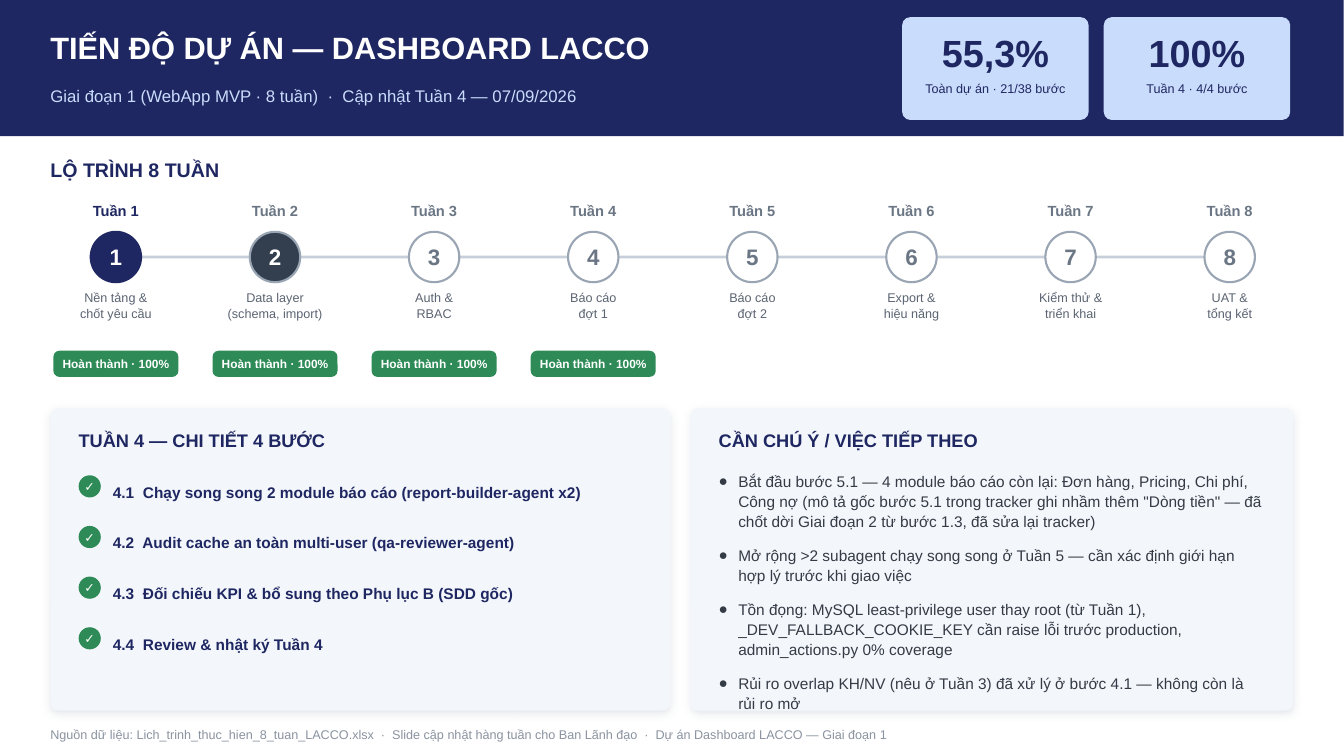
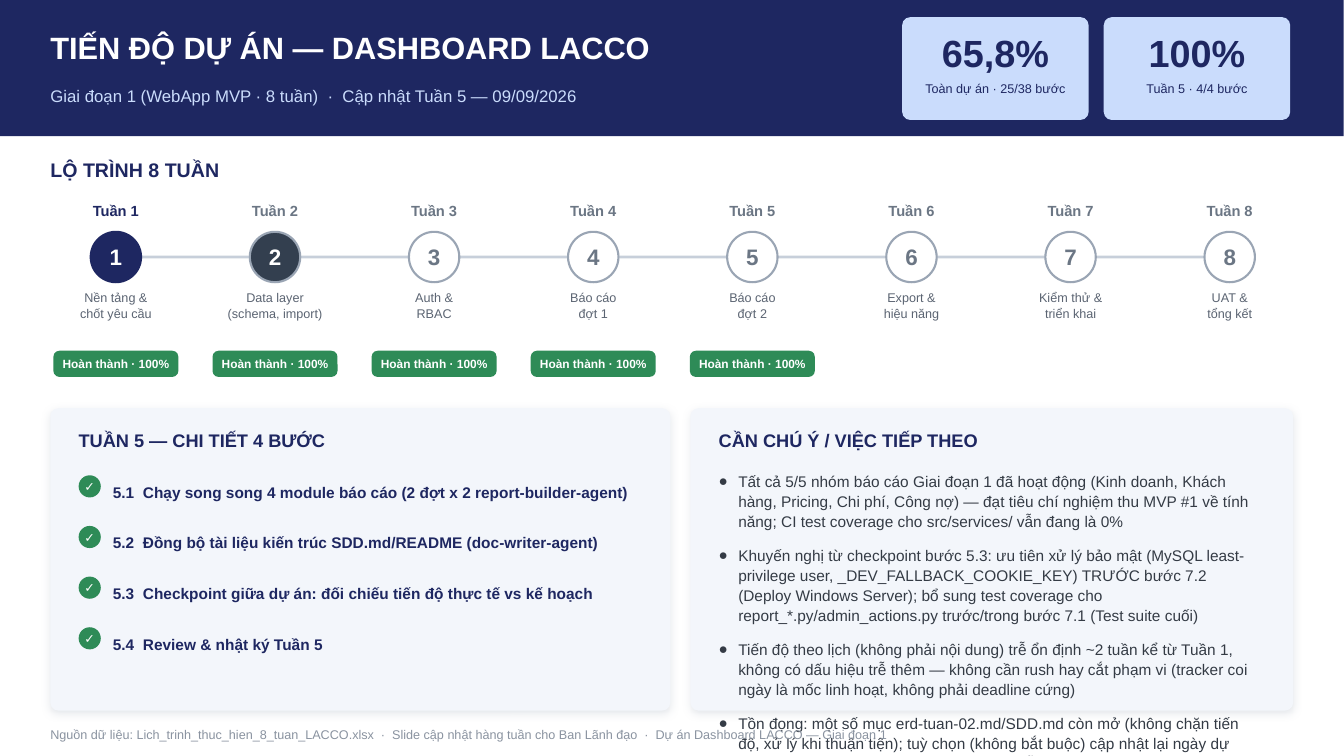
Before and after one commit to minhtranduc/lacco-dashboard, a slide deck: slide 1 of docs/teaching-notes/bao-cao-tuan/Bao_cao_tien_do_Tuan_LACCO.pptx. Drawn at 1344x756 pixels with LibreOffice and Linux fonts; fonts in the diff are those of the drawing. Boxes give left, top, right and bottom in pixels: in the first picture for what was removed or moved away, otherwise in the second. Text is boxed around its words. In the diff, an @@ line names an element or a change of style, - is before the commit and + after.

Commit message:
Chốt Tuần 5: cập nhật báo cáo PowerPoint (panel Tuần 5, 65,8% toàn dự án)

```diff
--- a/docs/teaching-notes/bao-cao-tuan/Bao_cao_tien_do_Tuan_LACCO.pptx
+++ b/docs/teaching-notes/bao-cao-tuan/Bao_cao_tien_do_Tuan_LACCO.pptx
@@ text at (942, 40, 1049, 73): text changed @@
-55,3%
+65,8%
@@ text at (50, 89, 576, 106): text changed @@
-Giai đoạn 1 (WebApp MVP · 8 tuần) · Cập nhật Tuần 4 — 07/09/2026
+Giai đoạn 1 (WebApp MVP · 8 tuần) · Cập nhật Tuần 5 — 09/09/2026
@@ text at (925, 83, 1065, 95): text changed @@
-Toàn dự án · 21/38 bước
+Toàn dự án · 25/38 bước
@@ text at (1146, 83, 1247, 93): text changed @@
-Tuần 4 · 4/4 bước
+Tuần 5 · 4/4 bước
@@ rounded rectangle added at (690, 351, 815, 377), fill #2E8B57 @@
@@ text added at (699, 359, 805, 368), 8.5 pt, text #FFFFFF, bold @@
+Hoàn thành · 100%
@@ text at (79, 433, 325, 447): text changed @@
-TUẦN 4 — CHI TIẾT 4 BƯỚC
+TUẦN 5 — CHI TIẾT 4 BƯỚC
@@ text at (738, 475, 1249, 752): text changed @@
-● Bắt đầu bước 5.1 — 4 module báo cáo còn lại: Đơn hàng, Pricing, Chi phí, Công nợ (mô tả gốc bước 5.1 trong tracker ghi nhầm thêm "Dòng tiền" — đã chốt dời Giai đoạn 2 từ bước 1.3, đã sửa lại tracker)
-● Mở rộng >2 subagent chạy song song ở Tuần 5 — cần xác định giới hạn hợp lý trước khi giao việc
-● Tồn đọng: MySQL least-privilege user thay root (từ Tuần 1), _DEV_FALLBACK_COOKIE_KEY cần raise lỗi trước production, admin_actions.py 0% coverage
-● Rủi ro overlap KH/NV (nêu ở Tuần 3) đã xử lý ở bước 4.1 — không còn là rủi ro mở
+● Tất cả 5/5 nhóm báo cáo Giai đoạn 1 đã hoạt động (Kinh doanh, Khách hàng, Pricing, Chi phí, Công nợ) — đạt tiêu chí nghiệm thu MVP #1 về tính năng; CI test coverage cho src/services/ vẫn đang là 0%
+● Khuyến nghị từ checkpoint bước 5.3: ưu tiên xử lý bảo mật (MySQL least-privilege user, _DEV_FALLBACK_COOKIE_KEY) TRƯỚC bước 7.2 (Deploy Windows Server); bổ sung test coverage cho report_*.py/admin_actions.py trước/trong bước 7.1 (Test suite cuối)
+● Tiến độ theo lịch (không phải nội dung) trễ ổn định ~2 tuần kể từ Tuần 1, không có dấu hiệu trễ thêm — không cần rush hay cắt phạm vi (tracker coi ngày là mốc linh hoạt, không phải deadline cứng)
+● Tồn đọng: một số mục erd-tuan-02.md/SDD.md còn mở (không chặn tiến độ, xử lý khi thuận tiện); tuỳ chọn (không bắt buộc) cập nhật lại ngày dự kiến Tuần 6-8 trong tracker cho khớp độ trễ quan sát được
@@ text at (113, 486, 628, 501): text changed @@
-4.1 Chạy song song 2 module báo cáo (report-builder-agent x2)
+5.1 Chạy song song 4 module báo cáo (2 đợt x 2 report-builder-agent)
@@ text at (113, 536, 598, 552): text changed @@
-4.2 Audit cache an toàn multi-user (qa-reviewer-agent)
+5.2 Đồng bộ tài liệu kiến trúc SDD.md/README (doc-writer-agent)
@@ text at (113, 587, 592, 603): text changed @@
-4.3 Đối chiếu KPI & bổ sung theo Phụ lục B (SDD gốc)
+5.3 Checkpoint giữa dự án: đối chiếu tiến độ thực tế vs kế hoạch
@@ text at (113, 638, 323, 653): text changed @@
-4.4 Review & nhật ký Tuần 4
+5.4 Review & nhật ký Tuần 5
```
